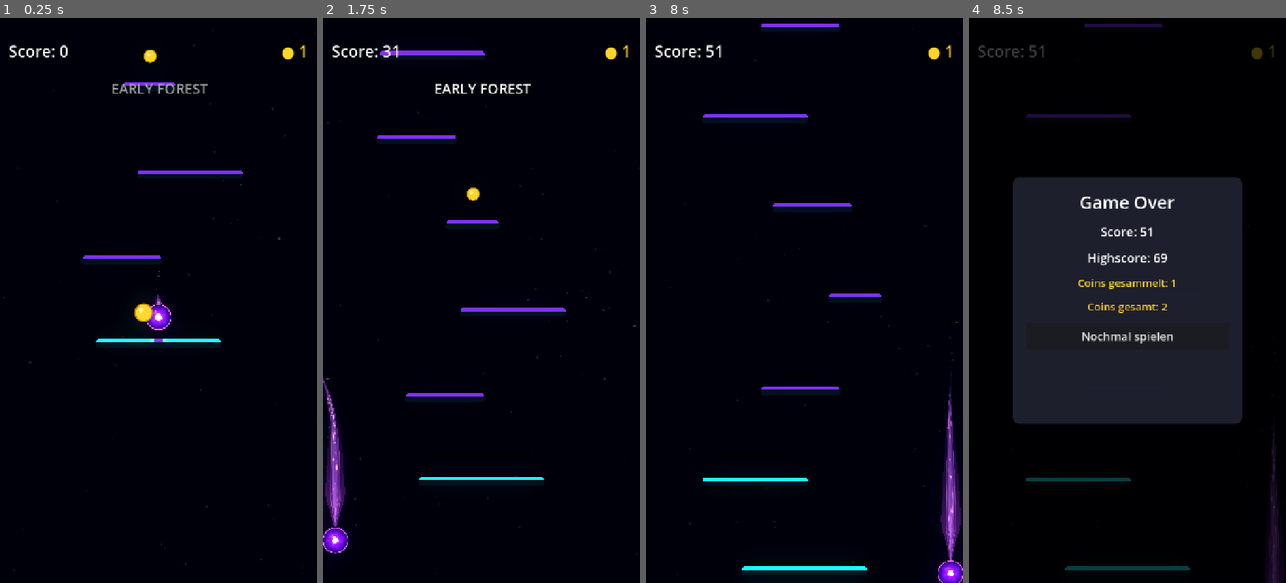
Above: before the commit, frames 1-4 (left to right).
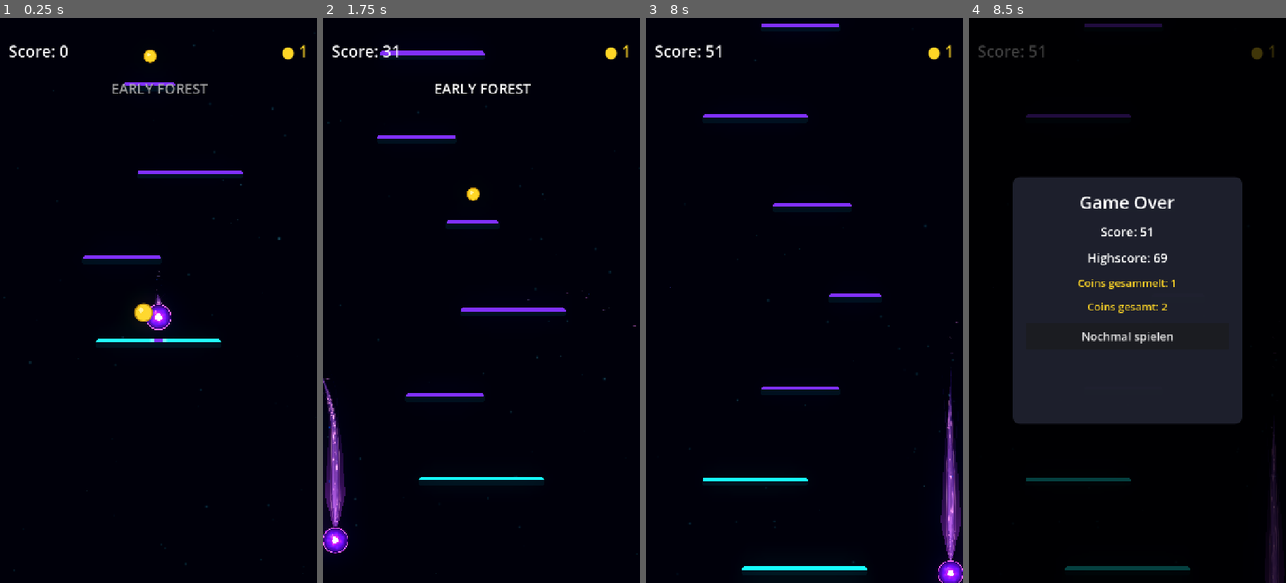
Above: after the commit, the same moments.

Repository: Kryodo/TowerJump
Game: Godot game, scene res://scenes/main.tscn
The game is run twice, just before and just after one commit, with the same random seed, the same clock (stepped at 60 frames per second) and the same inputs.
Inputs (mouse positions are in pixels of both pictures, inside the frame that each line leads up to):
- Up to frame 1 (0.25 s): no input
- Up to frame 2 (1.75 s): move the mouse to (551, 272) at 0.52 s; hold Right (ui_right) 0.53-1.25 s; click (551, 272) at 0.67 s; drag from (418, 328) to (471, 193) at 1.27 s
- Up to frame 3 (8 s): click "Nochmal spielen" at 2 s; move the mouse to (836, 176) at 2.77 s; hold Right (ui_right) 2.78-3.5 s; drag from (788, 413) to (734, 215) at 3.52 s; move the mouse to (899, 385) at 4.27 s; hold Left (ui_left) 4.28-5 s; click "Nochmal spielen" at 5 s; drag from (709, 215) to (794, 204) at 5.77 s; move the mouse to (820, 300) at 6.52 s; hold Left (ui_left) 6.53-7.25 s; click (820, 300) at 6.67 s; drag from (756, 159) to (741, 328) at 7.27 s
- Up to frame 4 (8.5 s): move the mouse to (1197, 272) at 8.02 s; hold Right (ui_right) from 8.03 s (still down)

Frame 1 is identical in both runs. In frame 2, less than 0.1% of the frame differs, in the area x 0-8%, y 84-91%; in frame 3, less than 0.1%, in the area x 92-100%, y 89-96%; in frame 4, less than 0.1%.

Commit message:
Open the comet trail near the orb

Diff:
--- a/scenes/ball.tscn
+++ b/scenes/ball.tscn
@@ -14,7 +14,7 @@
 shader_parameter/palette_mode = 1
 
 [sub_resource type="Curve" id="Curve_iijjg"]
-_data = [Vector2(0, 0.015), 0.0, 4.2, 0, 1, Vector2(0.07, 0.38), 4.2, 1.2, 1, 1, Vector2(0.2, 1.15), 1.2, 0.0, 1, 1, Vector2(0.36, 0.94), 0.0, -0.9, 1, 1, Vector2(0.68, 0.42), -0.9, -1.0, 1, 1, Vector2(0.92, 0.04), -1.0, -0.5, 1, 1, Vector2(1, 0), -0.5, 0.0, 1, 0]
+_data = [Vector2(0, 0.015), 0.0, 4.2, 0, 1, Vector2(0.07, 0.505), 4.2, 1.2, 1, 1, Vector2(0.2, 1.15), 1.2, 0.0, 1, 1, Vector2(0.36, 0.94), 0.0, -0.9, 1, 1, Vector2(0.68, 0.42), -0.9, -1.0, 1, 1, Vector2(0.92, 0.04), -1.0, -0.5, 1, 1, Vector2(1, 0), -0.5, 0.0, 1, 0]
 point_count = 7
 
 [sub_resource type="Gradient" id="Gradient_f7kxq"]
@@ -25,6 +25,10 @@
 
 [sub_resource type="Curve" id="Curve_4dx81"]
 _data = [Vector2(0, 0.015), 0.0, 3.5, 0, 1, Vector2(0.06, 0.3), 3.5, 1.3, 1, 1, Vector2(0.18, 1), 1.3, 0.0, 1, 1, Vector2(0.34, 0.92), 0.0, -0.9, 1, 1, Vector2(0.66, 0.48), -0.9, -1.0, 1, 1, Vector2(0.92, 0.06), -1.0, -0.5, 1, 1, Vector2(1, 0), -0.5, 0.0, 1, 0]
+point_count = 7
+
+[sub_resource type="Curve" id="Curve_energy_taper"]
+_data = [Vector2(0, 0.015), 0.0, 3.5, 0, 1, Vector2(0.06, 0.49), 3.5, 1.3, 1, 1, Vector2(0.18, 1), 1.3, 0.0, 1, 1, Vector2(0.34, 0.92), 0.0, -0.9, 1, 1, Vector2(0.66, 0.48), -0.9, -1.0, 1, 1, Vector2(0.92, 0.06), -1.0, -0.5, 1, 1, Vector2(1, 0), -0.5, 0.0, 1, 0]
 point_count = 7
 
 [sub_resource type="Gradient" id="Gradient_wisp_left"]
@@ -221,7 +225,7 @@
 [node name="EnergyLine" type="Line2D" parent="TrailVisual" unique_id=1281318945]
 material = SubResource("ShaderMaterial_eew57")
 width = 26.0
-width_curve = SubResource("Curve_4dx81")
+width_curve = SubResource("Curve_energy_taper")
 texture_mode = 2
 joint_mode = 2
 begin_cap_mode = 2
